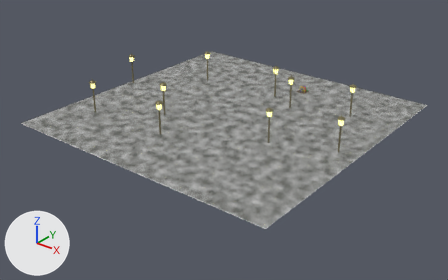
A saved change to the glTF model level_grids/purgatory/surrounding_grids/glb/rock_kicking_purgatory_ground_1.glb.
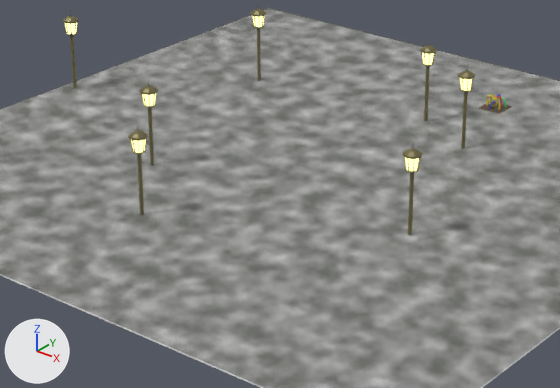
Old and new are each drawn whole from a camera (50 mm lens) standing at (607.0, -777.0, 428.0) and looking at (11.0, -32.0, -34.0) and again close up on the part from 23% to 73% of the width and 17% to 73% of the height. The lights are fixed; the arrows at lower left show +X, +Y and +Z. The older version's two pictures come first. Where no turn or scale is listed for an object, it has been applied to the vertices.

Objects in the first close-up: 'Clouds', 'Lamp Post', 'Plane' and 2 more.
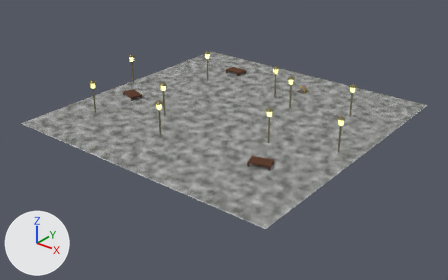
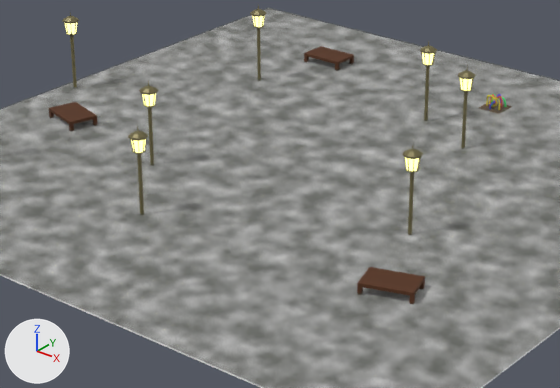
Where the change shows, as pixel boxes [x1, y1, x2, y2] in the close-ups (560 x 388 px):
'Tables', added
    after: [49, 46, 425, 304]

The edits, one by one:
Material 'table_color' (mat_table_color) is new.
Its base color is (0.092, 0.0301, 0.00912) (brown #563018).
Its roughness is 0.93.
Mesh me_cube_007 is new.
It has 144 vertices, 276 faces and spans x -90.0..290.0, y -306.0..11.0, z -1.0..8.0.
It uses material mat_table_color (brown #563018).
Object 'Tables' (ob_tables) is new; it shows me_cube_007.
Its location is (-120.0, 170.0, 0.0).
